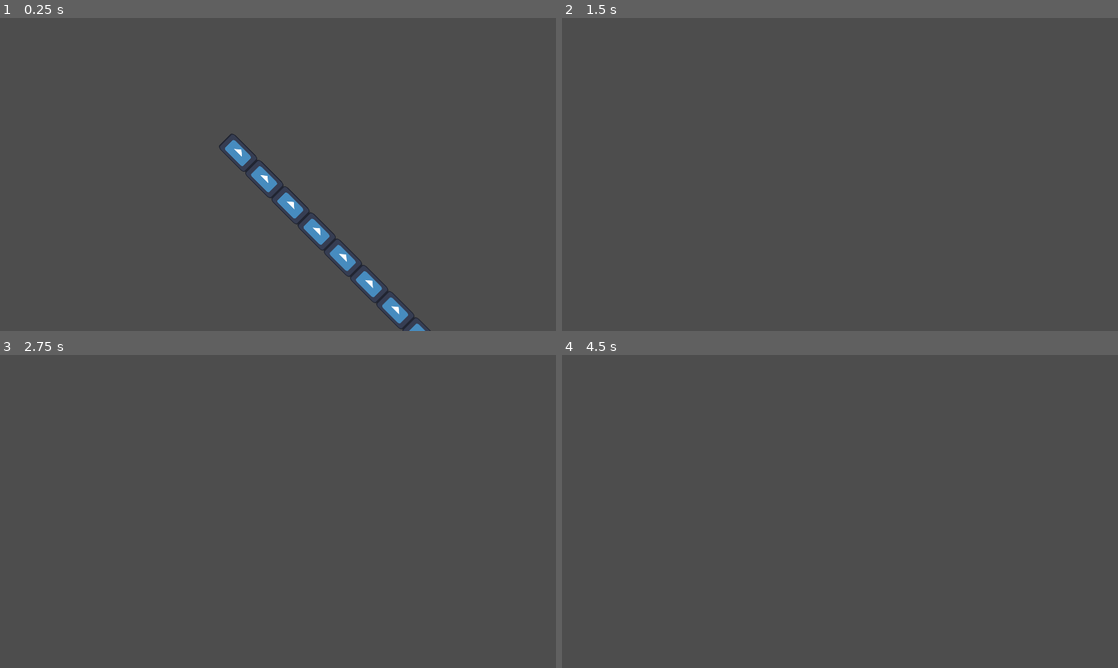
Above: before the commit, frames 1-4 (two rows, left to right).
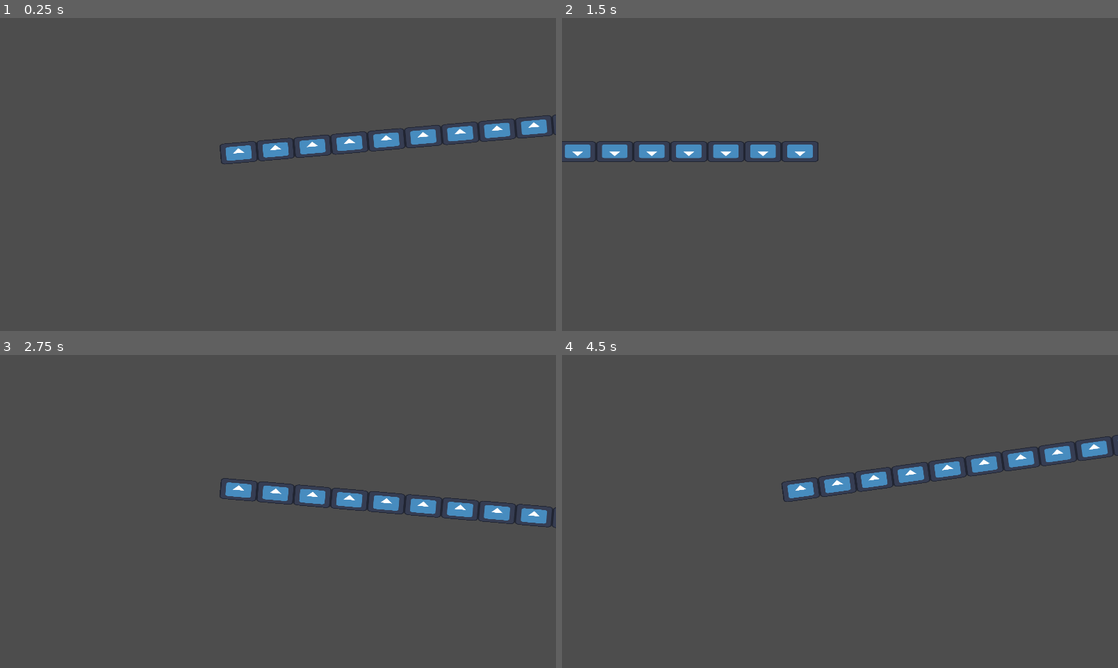
Above: after the commit, the same moments.

Repository: Luksx/GameOff-2024
Game: Godot game, scene res://bosses/chained/attacks/chain_swing/chain_swing.tscn
Two runs of this game, one before a commit and one after it. Both use one fixed random seed, a clock stepped at 60 frames per second and the inputs below. This scene is started directly instead of the project's main scene. The engine's default icon, where the game draws it, is replaced by a stand-in: a white triangle on a blue panel in a dark square.
Inputs:
- Up to frame 1 (0.25 s): no input
- Up to frame 2 (1.5 s): hold Right (ui_right) 0.53-1.28 s; tap F (attack) at 0.6 s; hold Down (ui_down) from 1.28 s (still down); tap C (dash) at 1.35 s
- Up to frame 3 (2.75 s): release Down (ui_down) at 2.03 s; hold Right (ui_right) from 2.03 s (still down); tap F (attack) at 2.1 s
- Up to frame 4 (4.5 s): release Right (ui_right) at 2.78 s; hold Up (ui_up) 2.78-3.53 s; tap C (dash) at 2.85, 4.35 s; hold Left (ui_left) from 3.53 s (still down); tap F (attack) at 3.6 s

The runs differ from the first frame. In frame 1, 4.1% of the frame differs, in the area x 39-100%, y 30-100%; in frame 2, 1.8%; in frame 3, 2.4%; in frame 4, 2.4%.

Commit message:
chain attack updated

Diff:
--- a/godot/bosses/chained/attacks/chain_swing/chain_swing.gd
+++ b/godot/bosses/chained/attacks/chain_swing/chain_swing.gd
@@ -4,7 +4,8 @@
 const LINK: PackedScene = preload("res://bosses/chained/attacks/chain_swing/chain_link.tscn")
 
 func _ready() -> void:
-	swing(1, 10)
+	swing_alternating(1, 10, 3)
+
 
 func _spawn_links(link_count: int) -> void:
 	for child in get_children():
@@ -22,12 +23,27 @@
 		add_child(link)
 
 
-func swing(swing_duration: float, link_count: int) -> void:
+func swing(swing_duration: float, link_count: int, spin_count: int) -> void:
 	_spawn_links(link_count)
 
 	var tween := get_tree().create_tween().set_ease(Tween.EASE_IN_OUT).set_trans(Tween.TRANS_QUAD)
-	tween.tween_property(self, "rotation", 2 * PI, swing_duration)
+	tween.tween_property(self, "rotation", 2 * PI * spin_count, swing_duration * spin_count)
 	await tween.finished
 
 	for child in get_children():
 		child.queue_free()
+
+
+func swing_alternating(swing_duration: float, link_count: int, spin_count: int) -> void:
+	_spawn_links(link_count)
+
+	var dir := 1
+	for i in range(spin_count):
+		print_debug("guh")
+		dir *= -1
+		var tween := get_tree().create_tween().set_ease(Tween.EASE_IN_OUT).set_trans(Tween.TRANS_QUAD)
+		tween.tween_property(self, "rotation", dir * 2 * PI, swing_duration * spin_count)
+		await tween.finished
+
+	for child in get_children():
+		child.queue_free()
